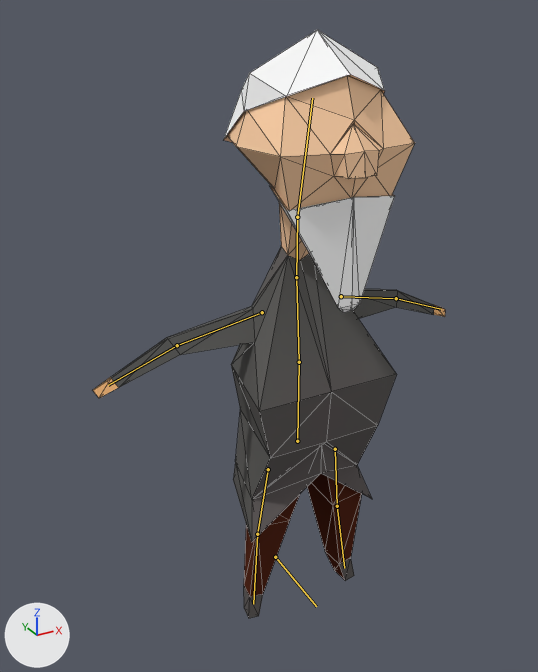
Two versions of the Blender file TheOvercoat/Assets/Models(blend)/Karakterler/armature1.blend, one commit apart.
The view is the same before and after, from a camera (50 mm lens) standing at (-1.115, -1.778, 1.946) and looking at (-0.032, 0.191, 0.961). The axes (+X, +Y, +Z) are drawn at lower left. The lights are the same throughout. The bones that bend it are drawn over the model as lines. Mesh edges are drawn as thin lines.
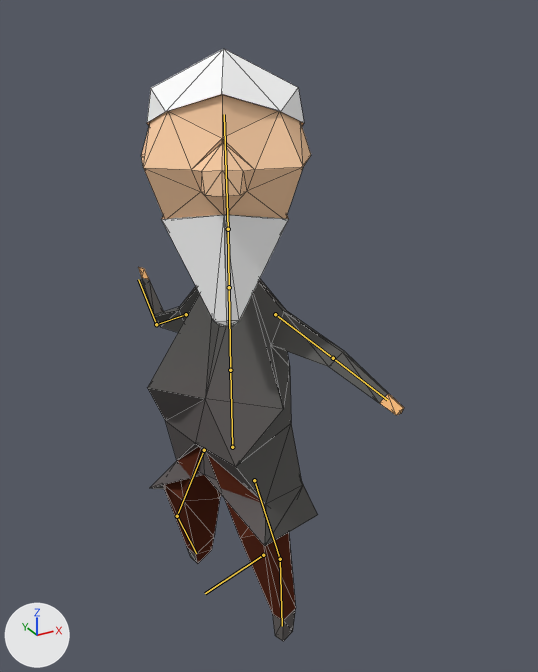
The newer file adds an action. The first version stands in its rest pose; the second is drawn at frame 1 of the action 'ScultprutePos4'.

Location of each change, [x1, y1, x2, y2] in pixels of the pictures (538 x 672 px):
'Cube.000', posed (24% narrower)
    before: [93, 30, 445, 618]
    after: [138, 49, 404, 642]
bone 'Torso', root to tip
    before: (297, 441) to (299, 362)
    after: (232, 447) to (230, 370)
bone 'Chest', root to tip
    before: (299, 362) to (296, 277)
    after: (230, 370) to (229, 287)

Diff of the bpy script that builds the scene:
```diff
--- a/TheOvercoat/Assets/Models(blend)/Karakterler/armature1.blend.py
+++ b/TheOvercoat/Assets/Models(blend)/Karakterler/armature1.blend.py
@@ bone_torso @@
 bone_torso = bpy.data.objects['Armature'].pose.bones['Torso']
-bone_torso.location = (0.0, 0.0, 0.0)
-bone_torso.rotation_quaternion = (1.0, 0.0, 0.0, 0.0)  # degrees (0, 0, 0)
+bone_torso.location = (-0.264, -0.071, -0.209)
+bone_torso.rotation_quaternion = (0.797, 0.0, -0.604, 0.0)  # degrees (0, -74, 0)
@@ bone_chest @@
 bone_chest = bpy.data.objects['Armature'].pose.bones['Chest']  # child of 'Torso'
-bone_chest.location = (0.0, 0.0, 0.0)
-bone_chest.rotation_quaternion = (1.0, 0.0, 0.0, 0.0)  # degrees (0, 0, 0)
+bone_chest.location = (-0.264, 0.018, -0.208)
+bone_chest.rotation_quaternion = (0.97, 0.0, -0.243, -0.021)  # degrees (1, -28, -3)
@@ bone_handik_r @@
 bone_handik_r = bpy.data.objects['Armature'].pose.bones['HandIK.R']
-bone_handik_r.location = (0.0, 0.0, 0.0)
-bone_handik_r.rotation_quaternion = (1.0, 0.0, 0.0, 0.0)  # degrees (0, 0, 0)
+bone_handik_r.location = (0.278, -0.918, -0.619)
+bone_handik_r.rotation_quaternion = (0.797, -0.195, 0.278, -0.5)  # degrees (-37, 14, -69)
@@ bone_footik_r @@
 bone_footik_r = bpy.data.objects['Armature'].pose.bones['FootIK.R']
-bone_footik_r.location = (0.0, 0.0, 0.0)
-bone_footik_r.rotation_quaternion = (1.0, 0.0, 0.0, 0.0)  # degrees (0, 0, 0)
+bone_footik_r.location = (0.525, 0.207, 0.0)
+bone_footik_r.rotation_quaternion = (0.995, 0.0, 0.0, -0.099)  # degrees (0, 0, -11)
@@ bone_armik_r @@
 bone_armik_r = bpy.data.objects['Armature'].pose.bones['ArmIK.R']
-bone_armik_r.location = (0.0, 0.0, 0.0)
-bone_armik_r.rotation_quaternion = (1.0, 0.0, 0.0, 0.0)  # degrees (0, 0, 0)
+bone_armik_r.location = (-0.095, -0.832, -0.058)
+bone_armik_r.rotation_quaternion = (0.797, 0.417, -0.017, -0.437)  # degrees (46, 20, -49)
@@ bone_legik_r @@
 bone_legik_r = bpy.data.objects['Armature'].pose.bones['LegIK.R']
-bone_legik_r.location = (0.0, 0.0, 0.0)
-bone_legik_r.rotation_quaternion = (1.0, 0.0, 0.0, 0.0)  # degrees (0, 0, 0)
+bone_legik_r.location = (-0.383, -2.153, -0.281)
+bone_legik_r.rotation_quaternion = (0.797, 0.417, -0.017, -0.437)  # degrees (46, 20, -49)
@@ bone_handik_l @@
 bone_handik_l = bpy.data.objects['Armature'].pose.bones['HandIK.L']
-bone_handik_l.location = (0.0, 0.0, 0.0)
-bone_handik_l.rotation_quaternion = (1.0, 0.0, 0.0, 0.0)  # degrees (0, 0, 0)
+bone_handik_l.location = (0.916, -0.254, 0.365)
+bone_handik_l.rotation_quaternion = (0.797, 0.195, 0.278, -0.5)  # degrees (2, 40, -63)
@@ bone_footik_l @@
 bone_footik_l = bpy.data.objects['Armature'].pose.bones['FootIK.L']
-bone_footik_l.location = (0.0, 0.0, 0.0)
-bone_footik_l.rotation_quaternion = (1.0, 0.0, 0.0, 0.0)  # degrees (0, 0, 0)
+bone_footik_l.location = (0.1, -0.514, 0.0)
+bone_footik_l.rotation_quaternion = (0.959, 0.0, 0.0, -0.285)  # degrees (0, 0, -33)
@@ bone_armik_l @@
 bone_armik_l = bpy.data.objects['Armature'].pose.bones['ArmIK.L']
-bone_armik_l.location = (0.0, 0.0, 0.0)
-bone_armik_l.rotation_quaternion = (1.0, 0.0, 0.0, 0.0)  # degrees (0, 0, 0)
+bone_armik_l.location = (1.328, 0.295, -0.275)
+bone_armik_l.rotation_quaternion = (0.797, 0.417, -0.017, -0.437)  # degrees (46, 20, -49)
@@ bone_legik_l @@
 bone_legik_l = bpy.data.objects['Armature'].pose.bones['LegIK.L']
-bone_legik_l.location = (0.0, 0.0, 0.0)
-bone_legik_l.rotation_quaternion = (1.0, 0.0, 0.0, 0.0)  # degrees (0, 0, 0)
+bone_legik_l.location = (-0.555, -0.48, -0.511)
+bone_legik_l.rotation_quaternion = (0.797, 0.417, -0.017, -0.437)  # degrees (46, 20, -49)
```
